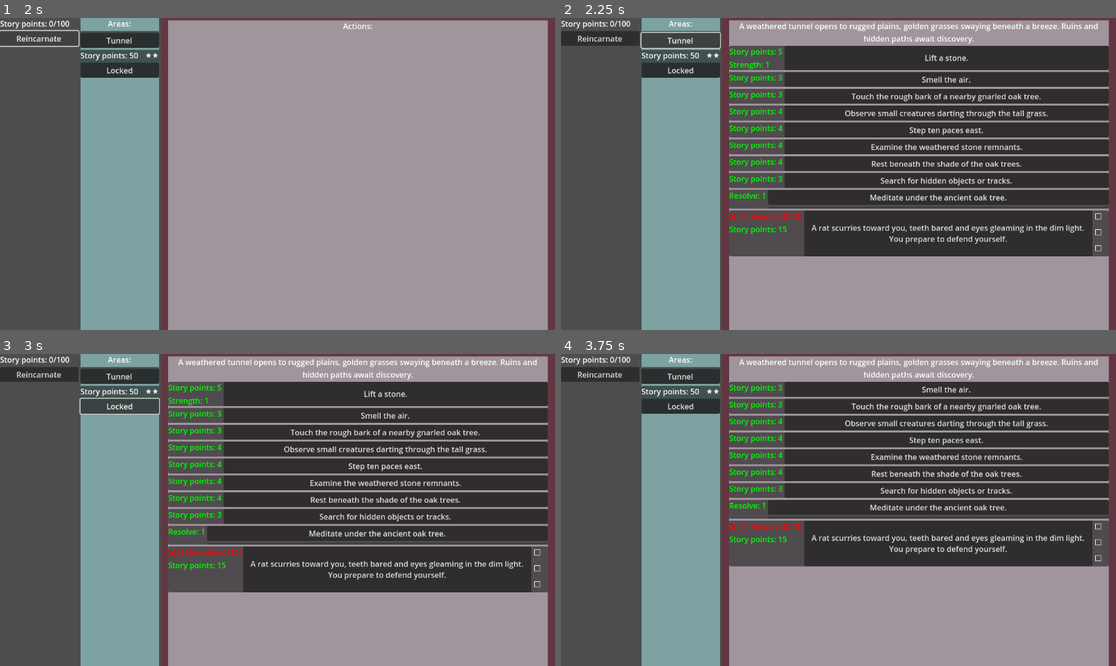
Above: before the commit, frames 1-4 (two rows, left to right).
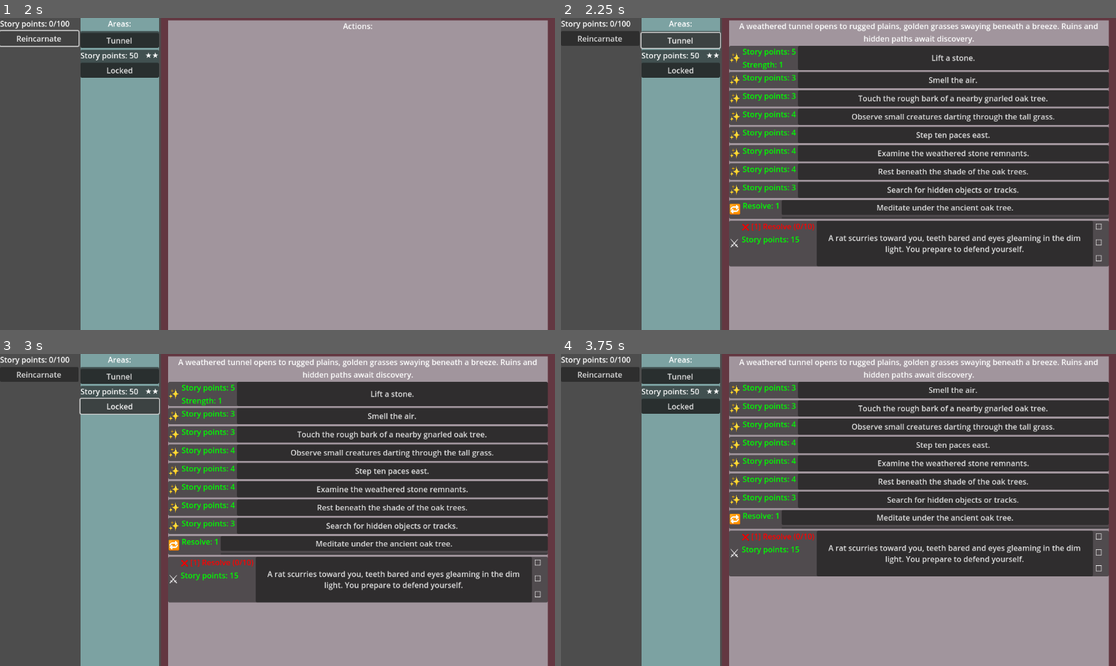
Above: after the commit, the same moments.

Repository: snipercup/Incremental-Chronicles
Game: Godot game, scene res://Scenes/main_menu.tscn
Same seed, same stepped clock (60 frames per second), same inputs: the game is played once before the commit and once after it.
Inputs:
- Up to frame 1 (2 s): click "Start Game" at 0.5 s; click "Reincarnate" at 1.25 s
- Up to frame 2 (2.25 s): click "Tunnel" at 2 s
- Up to frame 3 (3 s): click "Locked" at 2.75 s
- Up to frame 4 (3.75 s): click "Lift a stone." at 3.5 s

Frame 1 is identical in both runs. In frame 2, 17% of the frame differs, in the area x 30-99%, y 8-80%; in frame 3, 17%; in frame 4, 17%.

Commit message:
Add icon label

Diff:
--- a/Scenes/action/story_action_ui.tscn
+++ b/Scenes/action/story_action_ui.tscn
@@ -3,7 +3,7 @@
 [ext_resource type="Script" uid="uid://tq7qmviup2im" path="res://Scripts/storyaction/ui/story_action_ui.gd" id="1_5urje"]
 [ext_resource type="PackedScene" uid="uid://d1amlgxg4qcs5" path="res://Scenes/rewards_requirements.tscn" id="2_e83s4"]
 
-[node name="StoryActionUI" type="PanelContainer" node_paths=PackedStringArray("rewards_requirements", "action_container")]
+[node name="StoryActionUI" type="PanelContainer" node_paths=PackedStringArray("rewards_requirements", "action_container", "icon_label")]
 anchors_preset = 15
 anchor_right = 1.0
 anchor_bottom = 1.0
@@ -12,9 +12,15 @@
 script = ExtResource("1_5urje")
 rewards_requirements = NodePath("ActionContainer/RewardsRequirements")
 action_container = NodePath("ActionContainer")
+icon_label = NodePath("ActionContainer/IconLabel")
 
 [node name="ActionContainer" type="HBoxContainer" parent="."]
 layout_mode = 2
 
+[node name="IconLabel" type="Label" parent="ActionContainer"]
+layout_mode = 2
+theme_override_font_sizes/font_size = 24
+text = "X"
+
 [node name="RewardsRequirements" parent="ActionContainer" instance=ExtResource("2_e83s4")]
 layout_mode = 2
--- a/Scripts/storyaction/data/story_action_free.gd
+++ b/Scripts/storyaction/data/story_action_free.gd
@@ -1,10 +1,31 @@
 class_name FreeAction
 extends StoryAction
 
+# This script represents the FreeAction class.
+# A free action is mostly flavor and can provide a small reward
+# It's possible to tell a story by being clever about chaining free actions
+
+# Example free action data
+#	{
+#	  "action_type": "free",
+#	  "appear_requirements": {
+#		"hidden_rat_reward": 1.0
+#	  },
+#	  "rewards": {
+#		"Story points": 5.0
+#	  },
+#	  "story_text": "Examine the defeated rat."
+#	}
+
+
 var ui_scene: PackedScene = preload("res://Scenes/action/story_action_free_ui.tscn")
+
+func _init(data: Dictionary, myarea: StoryArea = null) -> void:
+	super(data, myarea)
+
 # No additional logic needed — just perform the action
 func perform_action() -> void:
 	print("Performed free action: %s" % story_text)
 
 func get_icon() -> String:
-	return "🖱️"
+	return "✨"
--- a/Scripts/storyaction/ui/story_action_ui.gd
+++ b/Scripts/storyaction/ui/story_action_ui.gd
@@ -18,6 +18,8 @@
 
 @export var rewards_requirements: VBoxContainer = null
 @export var action_container: HBoxContainer = null
+@export var icon_label: Label = null
+
 
 var story_action: StoryAction
 var action_instance: Control = null
@@ -31,6 +33,8 @@
 	story_action = value
 	if story_action:
 		rewards_requirements.set_story_action(story_action)
+		# Set the emoji icon as text
+		icon_label.text = story_action.get_icon()
 
 		# Instantiate the action scene if available
 		var action_scene: PackedScene = story_action.ui_scene
